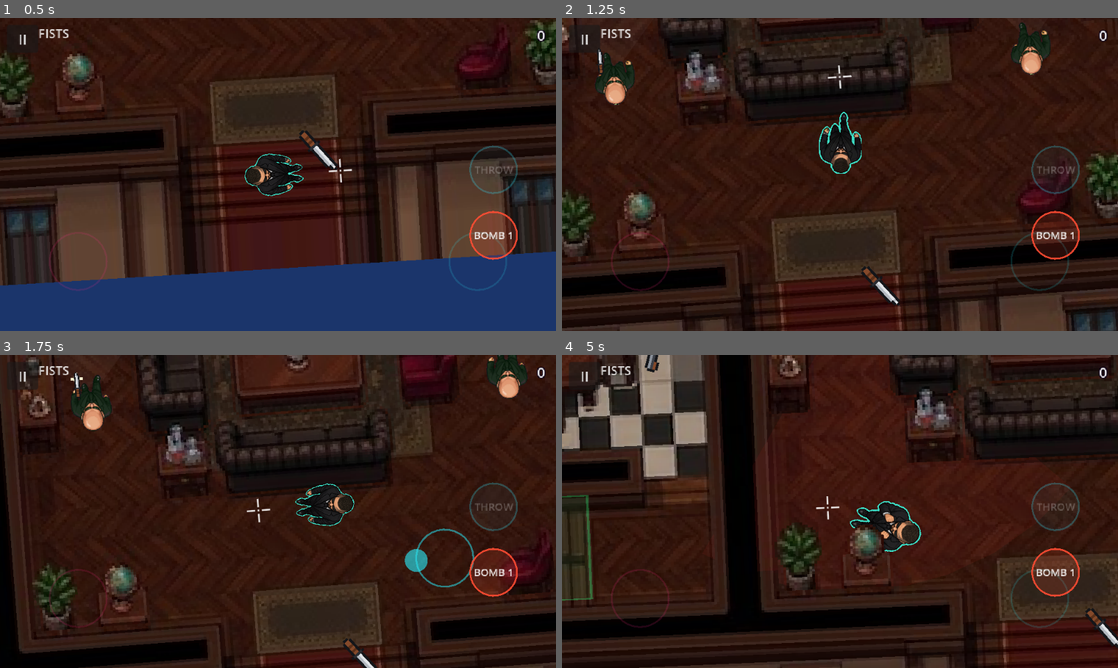
Above: before the commit, frames 1-4 (two rows, left to right).
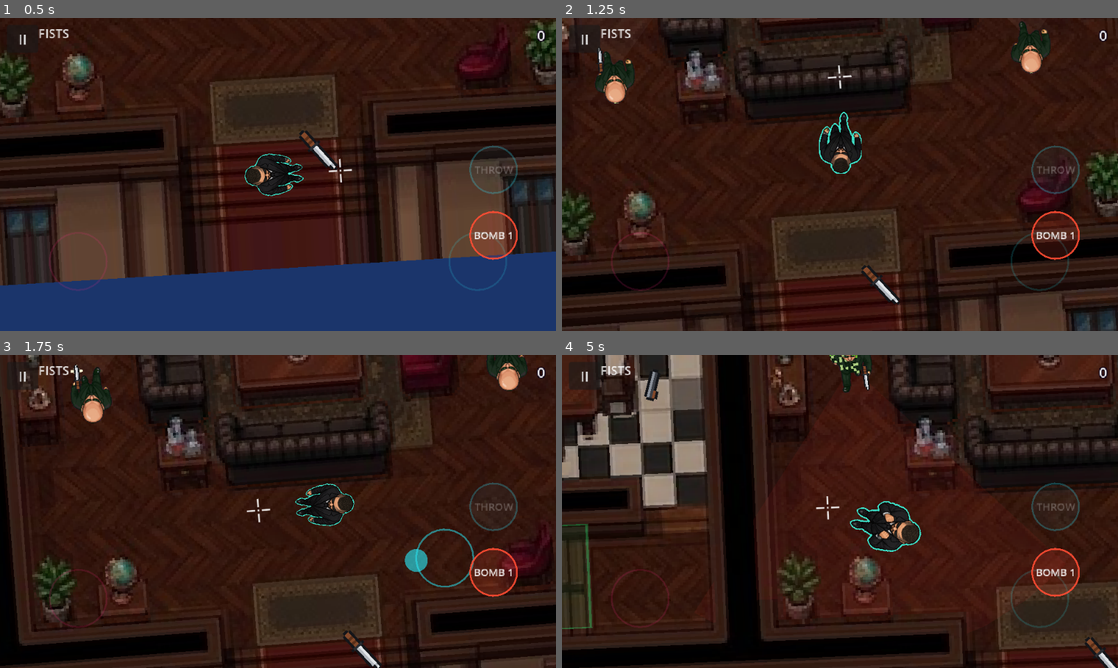
Above: after the commit, the same moments.

Repository: Evildodo3301/cyberhouse
Game: Godot game, scene res://scenes/levels/level_01.tscn
Two runs of this game, one before a commit and one after it. Both use one fixed random seed, a clock stepped at 60 frames per second and the inputs below.
Inputs (mouse positions are in pixels of both pictures, inside the frame that each line leads up to):
- Up to frame 1 (0.5 s): no input
- Up to frame 2 (1.25 s): tap Enter at 0.5 s; move the mouse to (812, 237) at 0.52 s; hold W (move_up) from 0.53 s (still down); tap Down (aim_down) at 0.6 s; click (812, 237) at 0.67 s
- Up to frame 3 (1.75 s): release W (move_up) at 1.25 s; drag from (444, 558) to (250, 574) at 1.27 s
- Up to frame 4 (5 s): move the mouse to (673, 464) at 2.02 s; hold A (move_left) 2.03-2.75 s; tap Right (aim_right) at 2.1 s; drag from (867, 511) to (673, 464) at 2.77 s; move the mouse to (756, 433) at 3.52 s; hold S (move_down) 3.53-4.25 s; tap Space (attack) at 3.6 s; drag from (962, 495) to (756, 433) at 4.27 s

Frame 1 is identical in both runs. In frame 2, 2.4% of the frame differs, in the area x 0-100%, y 0-100%; in frame 3, 12%; in frame 4, 35%.

Commit message:
Furniture never overlaps people: people drawn on top, keep-out round each piece, dogs under tables
People are always drawn above the furniture layer and keep 3 px clear of
each piece's drawn pixels (layer 64, people only), so the high-angle HD
frames never cover a sofa or table and never slip under one. Dogs are drawn
under furniture and run under tables and desks. Bullets still stop at the
seat. QA's visual check now uses the player's real collision mask.

Co-Authored-By: Claude Opus 5.5 (1M context) <noreply@anthropic.com>
Claude-Session: https://claude.ai/code/session_01NRYTnNTQ9YXp86yos9nk5w

Diff:
--- a/scenes/enemies/grunt.tscn
+++ b/scenes/enemies/grunt.tscn
@@ -10,7 +10,7 @@
 
 [node name="Grunt" type="CharacterBody2D"]
 collision_layer = 8
-collision_mask = 49
+collision_mask = 113
 motion_mode = 1
 script = ExtResource("1_grunt")
 settings = ExtResource("2_settings")
--- a/scenes/player/player.tscn
+++ b/scenes/player/player.tscn
@@ -8,7 +8,7 @@
 
 [node name="Player" type="CharacterBody2D"]
 collision_layer = 2
-collision_mask = 49
+collision_mask = 113
 motion_mode = 1
 script = ExtResource("1_player")
 settings = ExtResource("2_settings")
--- a/scripts/levels/level_map.gd
+++ b/scripts/levels/level_map.gd
@@ -43,9 +43,9 @@
 ## floor; other rooms get wood. Solid pieces block you,
 ## enemies and bullets (enemies path round them); rugs are floor decoration.
 ## Tall pieces (plants, lamps, statues) only block at their base (FOOTPRINTS),
-## so you can brush past their leaves or shade; everything standing on the floor is
-## drawn in order of how far down the screen its base is ("Y-sorting"), so
-## whoever is lower down is drawn in front.
+## so you can brush past their leaves or shade. Furniture is drawn in order of
+## how far down the screen its base is ("Y-sorting"); people and dogs are
+## always drawn on top of it.
 ##
 ## Wall decor goes in the same list with a fourth word, the wall it hangs on:
 ## "painting_gold 40 0 up" hangs a painting on the north wall, starting at
@@ -136,6 +136,13 @@
 const STAIRS_SCRIPT := preload("res://scripts/levels/stairs.gd")
 ## Physics layer for water: people can't walk in it, bullets fly over.
 const WATER_LAYER := 32
+## People's keep-out round furniture. The HD frames are drawn from a high
+## angle, so a person's picture reaches about 13 px from where he stands
+## while his body (hitbox) is 7 px round. A box this much bigger than each
+## piece's drawing, on its own layer, keeps the picture off the furniture
+## (Fianso: furniture never overlaps people). Bullets, eyes and dogs ignore it.
+const KEEP_OUT_LAYER := 64
+const KEEP_OUT := 3.0
 ## Floor tiles in the interiors sheet. Rooms take turns: wood, brick, wood...
 const WOOD_TILES := [Rect2(96, 48, 16, 16), Rect2(112, 48, 16, 16)]
 const BRICK_TILES := [Rect2(48, 32, 16, 16), Rect2(48, 48, 16, 16)]
@@ -216,6 +223,8 @@
 var _facings: Dictionary = {}    # Vector2i -> degrees from "face" lines
 var _one_way_doors: Dictionary = {}   # Vector2i -> Vector2 from "door_out" lines
 var _exit_walk := Vector2.ZERO           # from the "exit_walk" line
+var _furniture_layer: Node2D             # furniture pieces, Y-sorted among themselves
+var _low_bodies: Array[StaticBody2D] = []   # tables and desks: dogs go under them
 var _doors_by_tile: Dictionary = {}   # Vector2i -> the door node(s) of that doorway
 
 ## You took the stairs to another floor (main shows "FLOOR 2").
@@ -231,10 +240,17 @@
 			if _rows[y][x] == "W":
 				_window_tiles.append(Vector2i(x, y))
 		_rows[y] = _rows[y].replace("W", "#")
-	# Furniture, enemies and the player (our sibling) are drawn lowest-base-last.
-	y_sort_enabled = true
+	# Furniture is drawn lowest-base-last among itself ("Y-sorting"), but
+	# always under the people and dogs: they never look like they slip under
+	# a sofa or a table (Fianso). Enemies come after the furniture in our
+	# children and the player is our sibling after us, so both draw on top.
+	y_sort_enabled = false
 	if get_parent() is Node2D:
-		get_parent().y_sort_enabled = true
+		get_parent().y_sort_enabled = false
+	_furniture_layer = Node2D.new()
+	_furniture_layer.name = "Furniture"
+	_furniture_layer.y_sort_enabled = true
+	add_child(_furniture_layer)
 	var width := 0
 	for row in _rows:
 		width = maxi(width, row.length())
@@ -522,7 +538,7 @@
 		piece.offset = Vector2(0, -region.size.y)
 		if parts[0].ends_with("rug") or parts[0].begins_with("rug_"):
 			piece.z_index = -1   # rugs: on the floor, under the blood
-		add_child(piece)
+		_furniture_layer.add_child(piece)
 		if solid:
 			var foot: Rect2 = FOOTPRINTS.get(parts[0], Rect2(Vector2(1, 1), region.size - Vector2(2, 2)))
 			foot.position += corner
@@ -532,12 +548,16 @@
 			body.collision_mask = 0
 			body.add_to_group("nav_walls")
 			body.position = foot.get_center()
+			if _is_low(parts[0]):
+				_low_bodies.append(body)
 			var shape := CollisionShape2D.new()
 			var rectangle := RectangleShape2D.new()
 			rectangle.size = foot.size
 			shape.shape = rectangle
 			body.add_child(shape)
 			add_child(body)
+		if solid:
+			_add_keep_out(_drawn_rect(piece.texture, region).grow(KEEP_OUT), corner, parts[0])
 
 
 ## Picture levels: each furniture piece cut out of the drawing stands on the
@@ -556,7 +576,7 @@
 		piece.position = Vector2(entry.x, entry.sort_y)
 		piece.offset = Vector2(0, entry.y - entry.sort_y)
 		piece.add_to_group("picture_pieces")
-		add_child(piece)
+		_furniture_layer.add_child(piece)
 		var box := Rect2(entry.collision[0], entry.collision[1], entry.collision[2], entry.collision[3])
 		_solid_rects.append(box)
 		var body := StaticBody2D.new()
@@ -564,12 +584,50 @@
 		body.collision_mask = 0
 		body.add_to_group("nav_walls")
 		body.position = box.get_center()
+		if _is_low(entry.name):
+			_low_bodies.append(body)
 		var shape := CollisionShape2D.new()
 		var rectangle := RectangleShape2D.new()
 		rectangle.size = box.size
 		shape.shape = rectangle
 		body.add_child(shape)
 		add_child(body)
+		_add_keep_out(_drawn_rect(piece.texture, Rect2(Vector2.ZERO, piece.texture.get_size())).grow(KEEP_OUT), Vector2(entry.x, entry.y), entry.name)
+
+
+## The part of `region` of `texture` that is actually drawn (not see-through),
+## relative to the region's corner.
+func _drawn_rect(texture: Texture2D, region: Rect2) -> Rect2:
+	var image := texture.get_image()
+	if image == null:
+		return Rect2(Vector2.ZERO, region.size)
+	if image.is_compressed():
+		image.decompress()
+	var used := image.get_region(Rect2i(region)).get_used_rect()
+	return Rect2(used) if used.has_area() else Rect2(Vector2.ZERO, region.size)
+
+
+## A box only people bump into (see KEEP_OUT); enemies path round it too.
+func _add_keep_out(rect: Rect2, corner: Vector2, piece_name := "") -> void:
+	var body := StaticBody2D.new()
+	body.name = "KeepOut"
+	body.collision_layer = KEEP_OUT_LAYER
+	body.collision_mask = 0
+	body.add_to_group("nav_walls")
+	body.add_to_group("keep_out")
+	body.set_meta("piece", piece_name)
+	body.position = corner + rect.get_center()
+	var shape := CollisionShape2D.new()
+	var rectangle := RectangleShape2D.new()
+	rectangle.size = rect.size
+	shape.shape = rectangle
+	body.add_child(shape)
+	add_child(body)
+
+
+## Tables and desks (by name): low enough for a dog to run under.
+func _is_low(piece_name: String) -> bool:
+	return piece_name.contains("table") or piece_name.contains("desk") and not piece_name.contains("chair") or piece_name.begins_with("dining") or piece_name.begins_with("console")
 
 
 ## A painting, sconce or similar on a wall: turned to face the room, drawn
@@ -735,6 +793,13 @@
 				elif letter == "K" or rng.randf() < patrol_share:
 					grunt.patrol_points = _patrol_route(at, rng)
 				add_child(grunt)
+				if grunt.is_dog:
+					# Dogs are short: they run under tables and desks, drawn
+					# under the furniture. People never do (Fianso).
+					move_child(grunt, _furniture_layer.get_index())
+					grunt.collision_mask &= ~KEEP_OUT_LAYER
+					for body in _low_bodies:
+						grunt.add_collision_exception_with(body)
 			"g":
 				count["g"] += 1
 				var pickup: Node2D = PICKUP_SCENE.instantiate()
@@ -829,7 +894,7 @@
 	]))
 	nav_polygon.agent_radius = 8.0
 	nav_polygon.parsed_geometry_type = NavigationPolygon.PARSED_GEOMETRY_STATIC_COLLIDERS
-	nav_polygon.parsed_collision_mask = 1 | WATER_LAYER
+	nav_polygon.parsed_collision_mask = 1 | WATER_LAYER | KEEP_OUT_LAYER
 	nav_polygon.source_geometry_mode = NavigationPolygon.SOURCE_GEOMETRY_GROUPS_WITH_CHILDREN
 	nav_polygon.source_geometry_group_name = &"nav_walls"
 	var region := NavigationRegion2D.new()
--- a/tests/level_01_test.gd
+++ b/tests/level_01_test.gd
@@ -45,7 +45,17 @@
 	var sofa_node = pieces.filter(func(p): return p.name == "SofaTop")[0]
 	check(sofa_node.position.y == sofa.sort_y and sofa_node.position.y + sofa_node.offset.y == sofa.y, "furniture stands at its base, so whoever is lower down is drawn in front")
 	var box := Rect2(sofa.collision[0], sofa.collision[1], sofa.collision[2], sofa.collision[3])
-	check(blocks.call(box.get_center(), 1) and not blocks.call(Vector2(sofa.x + 2, sofa.y + 2), 1), "the sofa blocks at its seat, not at the top of its back")
+	check(blocks.call(box.get_center(), 1) and not blocks.call(Vector2(sofa.x + 2, sofa.y + 2), 1), "bullets stop at the sofa's seat, not at the top of its back")
+	check(blocks.call(Vector2(sofa.x + 2, sofa.y + 2), 64) and blocks.call(Vector2(sofa.x + sofa.w / 2.0, sofa.y - 2), 64) and player.collision_mask & 64 != 0, "people keep clear of the whole sofa, back included (their picture never covers it)")
+	check(not map.y_sort_enabled and sofa_node.get_parent().name == "Furniture" and player.get_index() > map.get_index(), "people are drawn on top of furniture, never under it")
+	var dog_k = root.get_tree().get_nodes_in_group("enemies").filter(func(e): return e.is_dog)[0]
+	var people_k = root.get_tree().get_nodes_in_group("enemies").filter(func(e): return not e.is_dog)
+	var furniture_at: int = map.get_node("Furniture").get_index()
+	check(dog_k.get_index() < furniture_at and people_k.all(func(e): return e.get_index() > furniture_at), "dogs are drawn under furniture (they're short); enemies on top")
+	var table_body = map._low_bodies.filter(func(b): return b.position.distance_to(Vector2(364, 194)) < 4.0)
+	check(table_body.size() == 1 and dog_k.get_collision_exceptions().has(table_body[0]) and not people_k[0].get_collision_exceptions().has(table_body[0]), "dogs run under the coffee table; people can't")
+	check(dog_k.collision_mask & 64 == 0 and people_k.all(func(e): return e.collision_mask & 64 != 0), "dogs ignore people's keep-out round furniture")
+	check(not map._low_bodies.any(func(b): return b.position.distance_to(Vector2(364, 160.5)) < 4.0), "nobody, dogs included, goes under a sofa")
 	check(root.get_tree().get_nodes_in_group("rugs").is_empty(), "no gang rugs: the picture has its own")
 	var pool_tile := Vector2i(70, 5)
 	check(map.tile(pool_tile) == "~" and blocks.call(t.call(70, 5), 32) and not blocks.call(t.call(70, 5), 1 | 16), "the pool stops feet but not bullets")
--- a/tests/level_02_test.gd
+++ b/tests/level_02_test.gd
@@ -38,7 +38,7 @@
 
 	check(map.room_count() == 8, "8 rooms: kitchen, dining and bar, master suite, bath, office, living, gallery, foyer (%d)" % map.room_count())
 	check(enemies.size() == 12 and enemies.filter(func(e): return e.is_dog).size() == 2, "12 enemies, 2 of them dobermans (%d)" % enemies.size())
-	check(level.next_level == "" and level.y_sort_enabled and map.y_sort_enabled, "depth sorting is on for the level and the map")
+	check(level.next_level == "" and map.get_node("Furniture").y_sort_enabled and not map.y_sort_enabled, "furniture is depth-sorted among itself; people are drawn on top of it")
 	check(root.get_tree().get_first_node_in_group("exit") != null, "the penthouse has an exit")
 
 	# Window walls block like walls and are drawn as glass.
@@ -66,12 +66,12 @@
 	check(decor.all(func(d): return not solid_at.call(d.global_position) or map.tile(Vector2i(d.global_position / 8.0)) == "#"), "decor adds no collision of its own")
 
 	# Furniture: base at the node position (for Y-sorting), footprints.
-	var plants: Array = map.get_children().filter(func(c): return c is Sprite2D and c.is_in_group("fancy_furniture") and c.texture.resource_path.ends_with("/plant.png"))
+	var plants: Array = map.get_node("Furniture").get_children().filter(func(c): return c is Sprite2D and c.is_in_group("fancy_furniture") and c.texture.resource_path.ends_with("/plant.png"))
 	check(plants.size() >= 6 and plants.all(func(p): return p.offset.y == -p.texture.get_size().y), "furniture stands at its base, so lower things draw in front")
 	var plant = plants[0]
 	var corner: Vector2 = plant.position + plant.offset
 	check(solid_at.call(corner + Vector2(6, 6)) and not solid_at.call(corner + Vector2(1, 1)), "a plant only blocks at its pot, not its leaves")
-	var sofa = map.get_children().filter(func(c): return c is Sprite2D and c.is_in_group("fancy_furniture") and c.texture.resource_path.ends_with("/white_sofa_long.png"))[0]
+	var sofa = map.get_node("Furniture").get_children().filter(func(c): return c is Sprite2D and c.is_in_group("fancy_furniture") and c.texture.resource_path.ends_with("/white_sofa_long.png"))[0]
 	var sofa_corner: Vector2 = sofa.position + sofa.offset
 	check(solid_at.call(sofa_corner + Vector2(3, 3)) and solid_at.call(sofa_corner + sofa.texture.get_size() - Vector2(3, 3)), "a sofa blocks with its whole shape")
 
--- a/tests/visual_qa_test.gd
+++ b/tests/visual_qa_test.gd
@@ -215,7 +215,7 @@
 
 	# --- 4. Reachability (doors count as open) ---
 	var player_radius: float = player.get_node("CollisionShape2D").shape.radius
-	var reach := flood(player, player.global_position, player_radius, 1 | 32, size)
+	var reach := flood(player, player.global_position, player_radius, player.collision_mask & ~16, size)
 	note("%d spots a person can stand on" % reach.size())
 	var unreached_rooms := []
 	var rooms := {}
@@ -223,7 +223,7 @@
 		rooms[map._room_of_tile[at]] = rooms.get(map._room_of_tile[at], []) + [at]
 	for room in rooms:
 		# Slivers too narrow for anyone to stand in (a strip outside the walls) don't count.
-		if not rooms[room].any(func(at): return body_fits(player, (Vector2(at) + Vector2(0.5, 0.5)) * map.tile_px, player_radius, 1 | 32)):
+		if not rooms[room].any(func(at): return body_fits(player, (Vector2(at) + Vector2(0.5, 0.5)) * map.tile_px, player_radius, player.collision_mask & ~16)):
 			continue
 		var hit := false
 		for at in rooms[room]:
Not shown, changed: docs/how-levels-work.md
